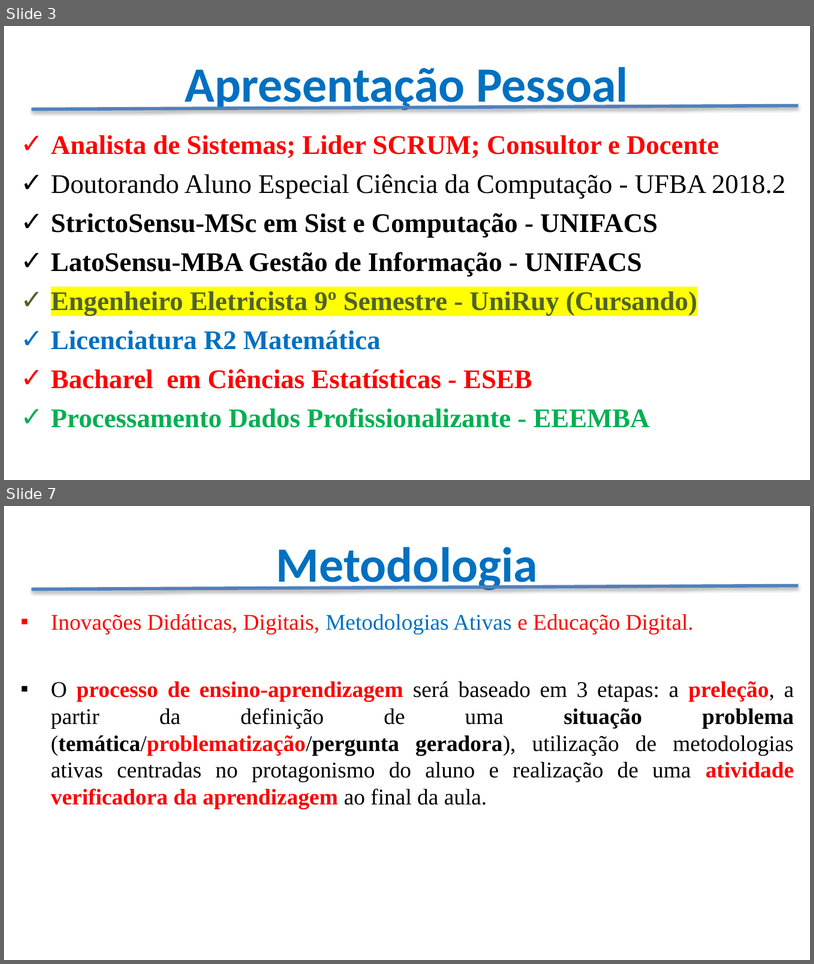
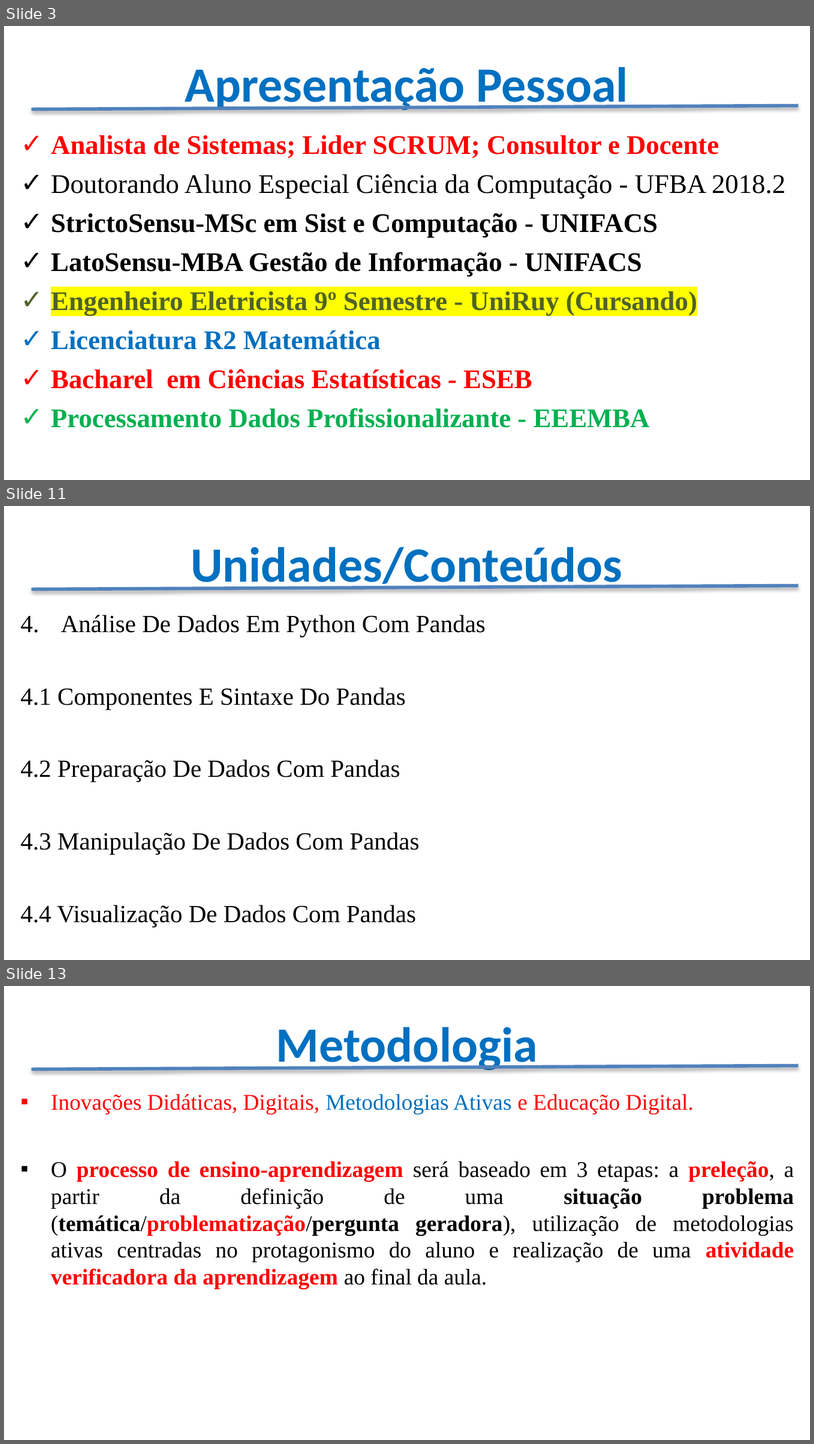
Before and after one commit to CloudEducationBrazil/WydenPythonBigData, a slide deck: Apresentação - Python Big Data.pptx. Shown one above the other, each under a label of ours: slides 3 and 7 before the commit, slides 3, 11 and 13 after it; the slides between them are not shown. The pictures are 814x964 and 814x1444 pixels, drawn with LibreOffice and Linux fonts; fonts in the diff are those of the drawing; background and template pictures are left out. Boxes give left, top, right and bottom in pixels: in the first picture for what was removed or moved away, otherwise in the second. Text is boxed around its words. In the diff, an @@ line names an element or a change of style, - is before the commit and + after.

Commit message:
aulas ppt Python big data

```diff
--- a/Apresentação - Python Big Data.pptx
+++ b/Apresentação - Python Big Data.pptx
@@ slide 11 added at (4,506,810,960), background picture (left out) @@
@@ title added at (191,547,623,593), 44 pt, text #0070C0, bold @@
+Unidades/Conteúdos
@@ line added from (32, 589) to (798, 586), #4F81BD 3 pt @@
@@ text added at (21,615,486,927), 22 pt, text #000000 @@
+4. Análise De Dados Em Python Com Pandas
+4.1 Componentes E Sintaxe Do Pandas
+4.2 Preparação De Dados Com Pandas
+4.3 Manipulação De Dados Com Pandas
+4.4 Visualização De Dados Com Pandas
@@ what was slide 7 is now slide 13 @@
```
Also in this commit, not shown: 5 slides changed, 8 other slides added, 1 slide removed, 29 other files.
